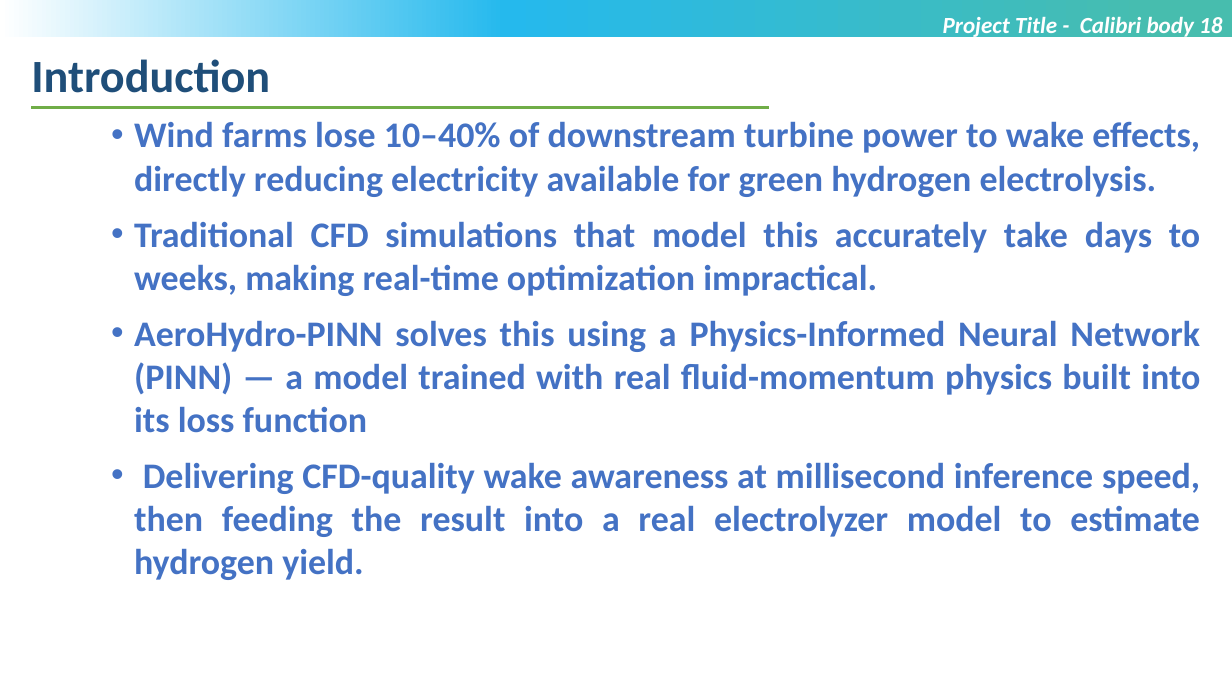
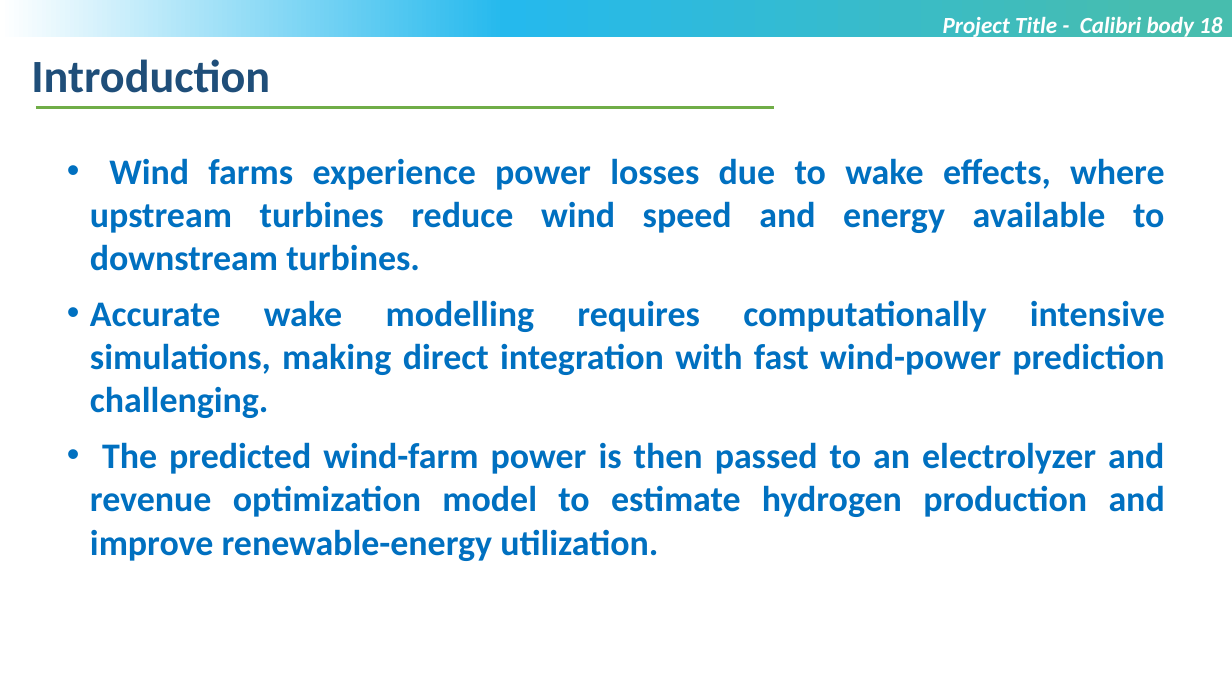
Before and after one commit to SWETHASONA001/LTM_PROEJCT_1, a slide deck: slide 2 of MTech_Project_PPT_Template_V1.pptx. Drawn at 1232x693 pixels with LibreOffice and Linux fonts; fonts in the diff are those of the drawing; background and template pictures are left out. Boxes give left, top, right and bottom in pixels: in the first picture for what was removed or moved away, otherwise in the second. Text is boxed around its words. In the diff, an @@ line names an element or a change of style, - is before the commit and + after.

```diff
--- a/MTech_Project_PPT_Template_V1.pptx
+++ b/MTech_Project_PPT_Template_V1.pptx
@@ line moved from (31, 107) - (770, 107) to (36, 107) - (775, 107) @@
@@ text at (x1=90, y1=158, x2=1165, y2=561): text changed; text colour #4472C4 to #0070C0 @@
-• Wind farms lose 10–40% of downstream turbine power to wake effects, directly reducing electricity available for green hydrogen electrolysis.
-• Traditional CFD simulations that model this accurately take days to weeks, making real-time optimization impractical.
-• AeroHydro-PINN solves this using a Physics-Informed Neural Network (PINN) — a model trained with real fluid-momentum physics built into its loss function
-• Delivering CFD-quality wake awareness at millisecond inference speed, then feeding the result into a real electrolyzer model to estimate hydrogen yield.
+• Wind farms experience power losses due to wake effects, where upstream turbines reduce wind speed and energy available to downstream turbines.
+• Accurate wake modelling requires computationally intensive simulations, making direct integration with fast wind-power prediction challenging.
+• The predicted wind-farm power is then passed to an electrolyzer and revenue optimization model to estimate hydrogen production and improve renewable-energy utilization.
```
Also in this commit, not shown: 9 other slides changed, 19 slides added, 3 slides removed.
